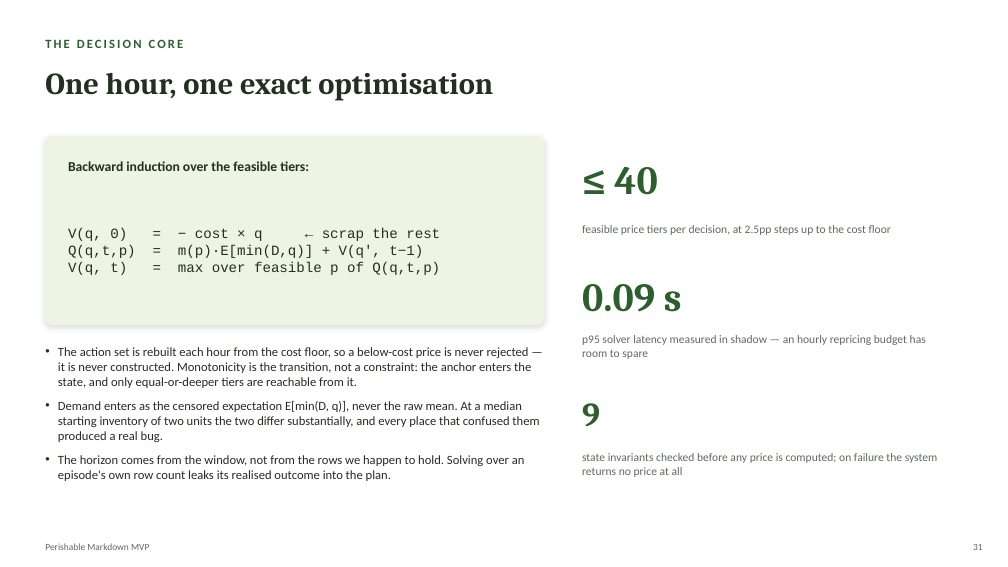
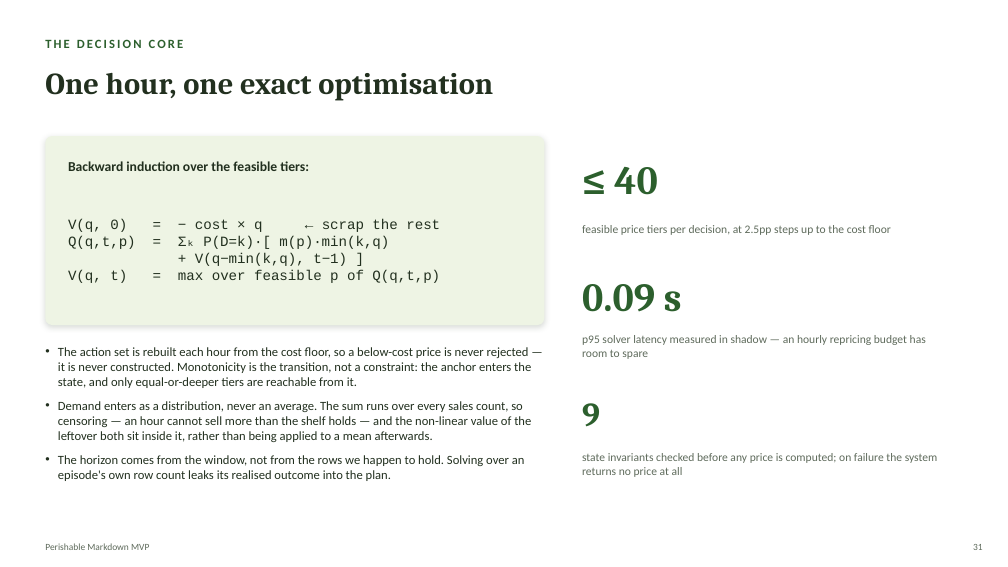
Before and after one commit to Kamalyunus/fresh-markdown, a slide deck: slide 31 of docs/perishable_markdown_deck_v3.pptx. Drawn at 1008x567 pixels with LibreOffice and Linux fonts; fonts in the diff are those of the drawing. Boxes give left, top, right and bottom in pixels: in the first picture for what was removed or moved away, otherwise in the second. Text is boxed around its words. In the diff, an @@ line names an element or a change of style, - is before the commit and + after.

```diff
--- a/docs/perishable_markdown_deck_v3.pptx
+++ b/docs/perishable_markdown_deck_v3.pptx
@@ text at (x1=195, y1=236, x2=389, y2=266): text changed @@
-Q(q,t,p) = m(p)·E[min(D,q)] + V(q', t−1)
+Q(q,t,p) = Σₖ P(D=k)·[ m(p)·min(k,q)
++ V(q−min(k,q), t−1) ]
@@ text at (x1=58, y1=401, x2=531, y2=442): text changed @@
-• Demand enters as the censored expectation E[min(D, q)], never the raw mean. At a median starting inventory of two units the two differ substantially, and every place that confused them produced a real bug.
+• Demand enters as a distribution, never an average. The sum runs over every sales count, so censoring — an hour cannot sell more than the shelf holds — and the non-linear value of the leftover both sit inside it, rather than being applied to a mean afterwards.
```
Also in this commit, not shown: 3 other files.
